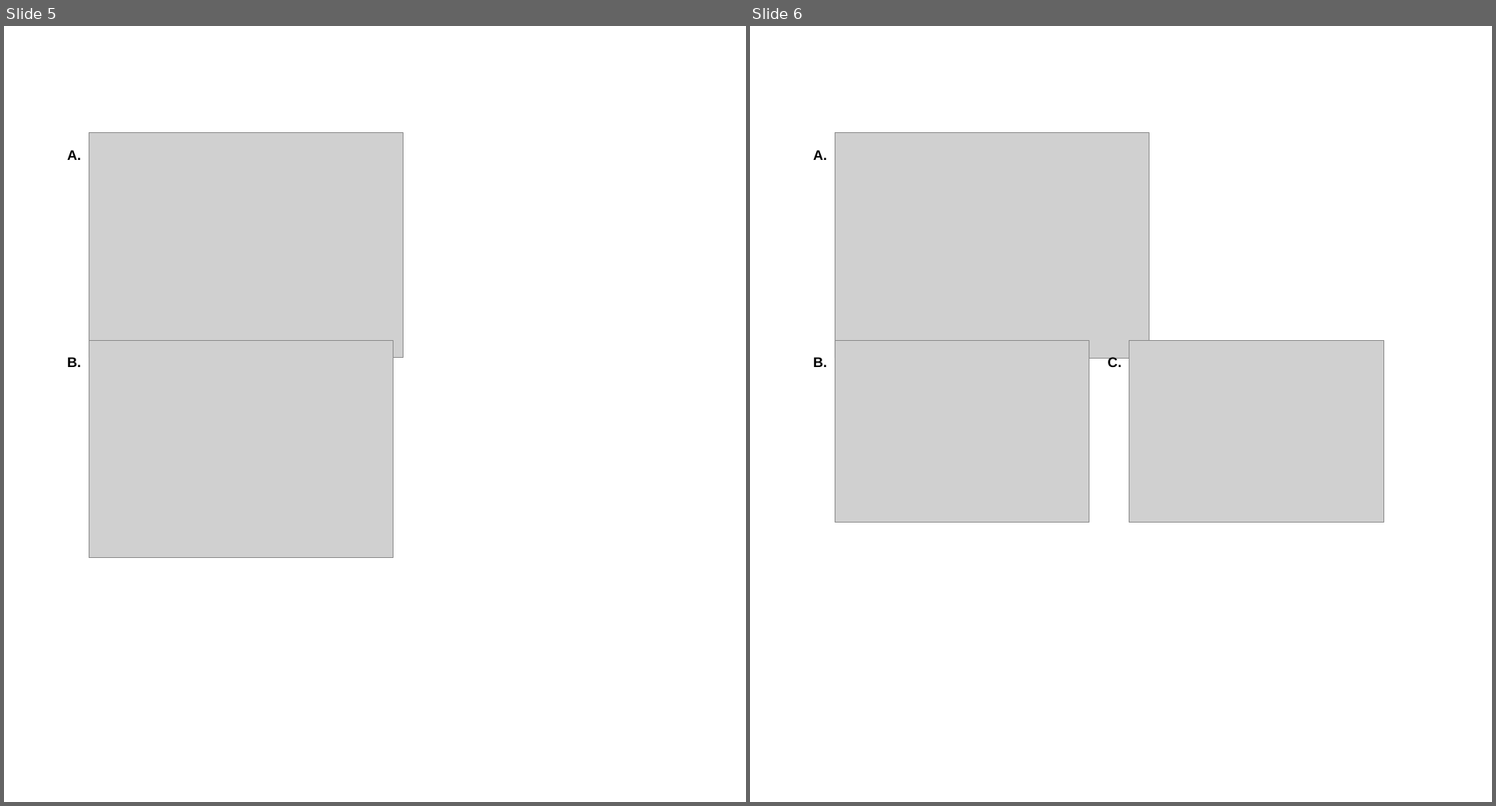
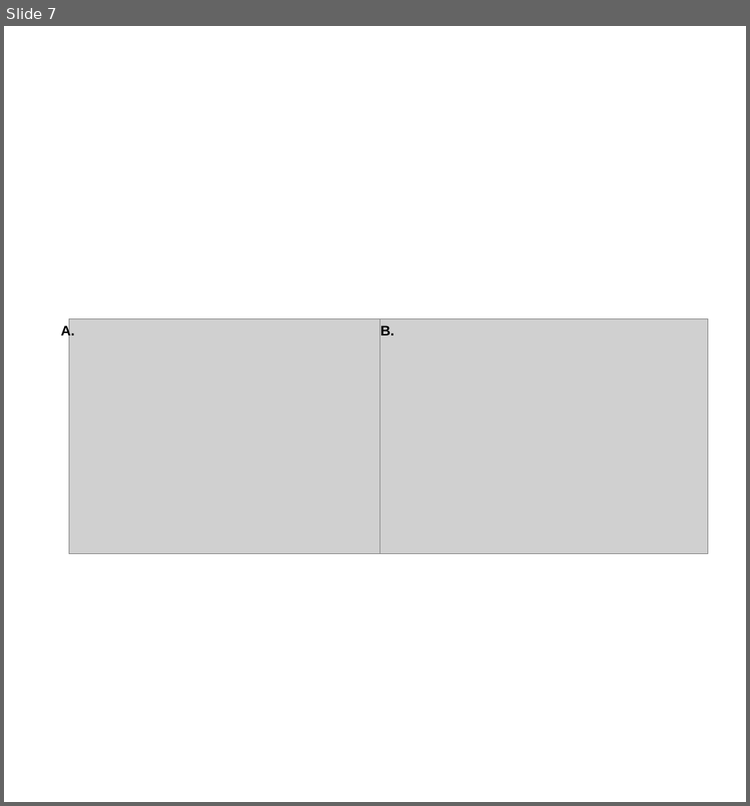
Before and after one commit to rmuzzatti/honours, a slide deck: Writing/thesis/results/results_figures.pptx. Shown side by side, each under a label of ours: slides 5 and 6 before the commit, slide 7 after it. The pictures are 1496x806 and 750x806 pixels, drawn with LibreOffice and Linux fonts; fonts in the diff are those of the drawing; grey boxes stand for pictures. Boxes give left, top, right and bottom in pixels: in the first picture for what was removed or moved away, otherwise in the second. Text is boxed around its words. In the diff, an @@ line names an element or a change of style, - is before the commit and + after.

```diff
--- a/Writing/thesis/results/results_figures.pptx
+++ b/Writing/thesis/results/results_figures.pptx
@@ slide 6 removed at bbox=[750, 26, 1492, 802], background #FFFFFF @@
@@ picture removed at bbox=[835, 132, 1150, 358] @@
@@ text removed at bbox=[813, 150, 827, 160] @@
-A.
@@ picture removed at bbox=[835, 340, 1090, 522] @@
@@ picture removed at bbox=[1130, 340, 1384, 522] @@
@@ text removed at bbox=[813, 357, 827, 367] @@
-B.
@@ text removed at bbox=[1108, 357, 1122, 367] @@
-C.
@@ what was slide 5 is now slide 7 @@
@@ slide 7 changed as well @@
@@ picture removed at bbox=[89, 133, 404, 358] @@
@@ text "A." rewrapped from bbox=[67, 150, 81, 160] to bbox=[61, 325, 75, 339] @@
@@ picture: place and size @@
-picture at bbox=[89, 340, 393, 557]
+picture at bbox=[69, 319, 397, 553]
@@ text "B.": place and size @@
-text "B." at bbox=[67, 357, 81, 367]
+text "B." at bbox=[381, 326, 394, 336]
@@ picture added at bbox=[381, 319, 709, 553] @@
```
Also in this commit, not shown: 6 other slides changed, 7 slides added, 2 other slides removed, 47 other files.
